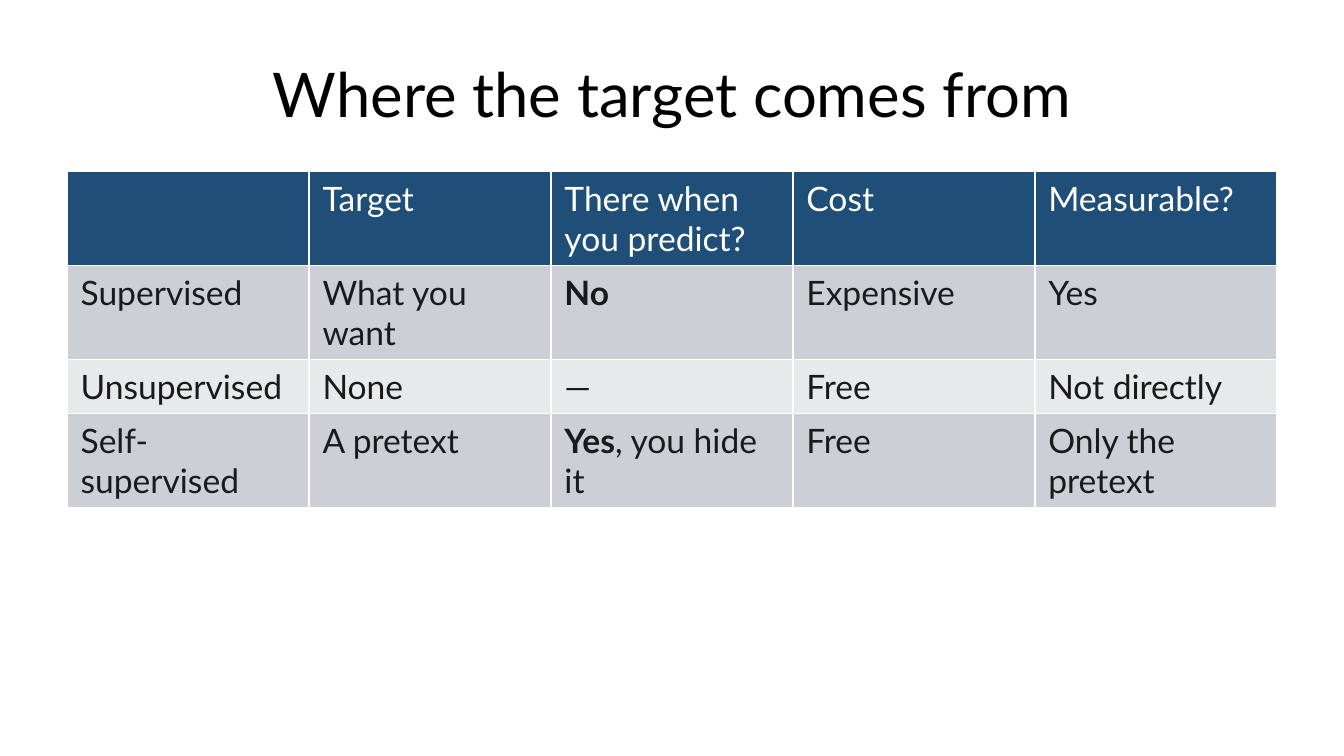
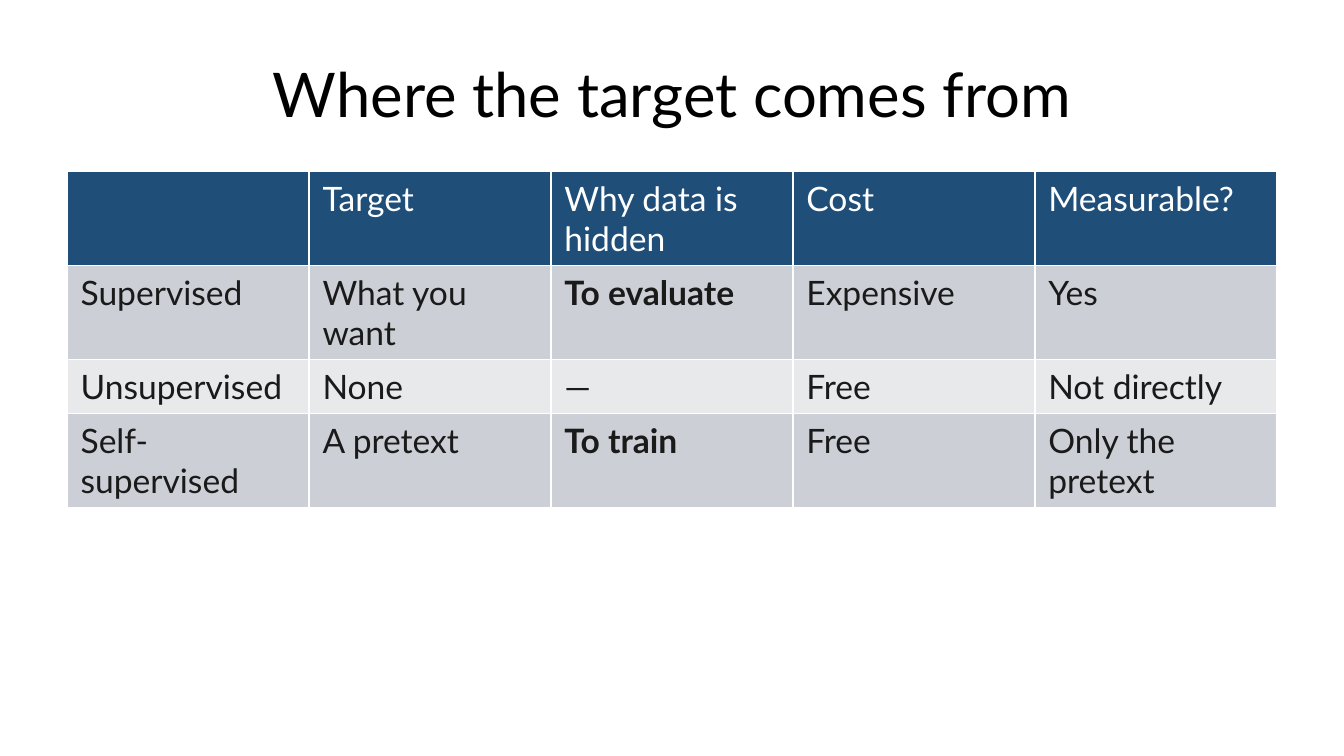
Before and after one commit to fabioantonini/technologies-for-artificial-intelligence, a slide deck: slide 37 of Lessons/01_introduction_and_workflow/Slides/introduction_and_workflow_slides.pptx. Drawn at 1344x756 pixels with LibreOffice and Linux fonts; fonts in the diff are those of the drawing; background and template pictures are left out. Boxes give left, top, right and bottom in pixels: in the first picture for what was removed or moved away, otherwise in the second. Text is boxed around its words. In the diff, an @@ line names an element or a change of style, - is before the commit and + after.

```diff
--- a/Lessons/01_introduction_and_workflow/Slides/introduction_and_workflow_slides.pptx
+++ b/Lessons/01_introduction_and_workflow/Slides/introduction_and_workflow_slides.pptx
@@ table at (67, 172, 1277, 671) @@
-row 1, column 3: There when you predict?
+row 1, column 3: Why data is hidden
-row 2, column 3: No
+row 2, column 3: To evaluate
-row 4, column 3: Yes, you hide it
+row 4, column 3: To train
```
Also in this commit, not shown: 1 other slide changed, 7 other files.
